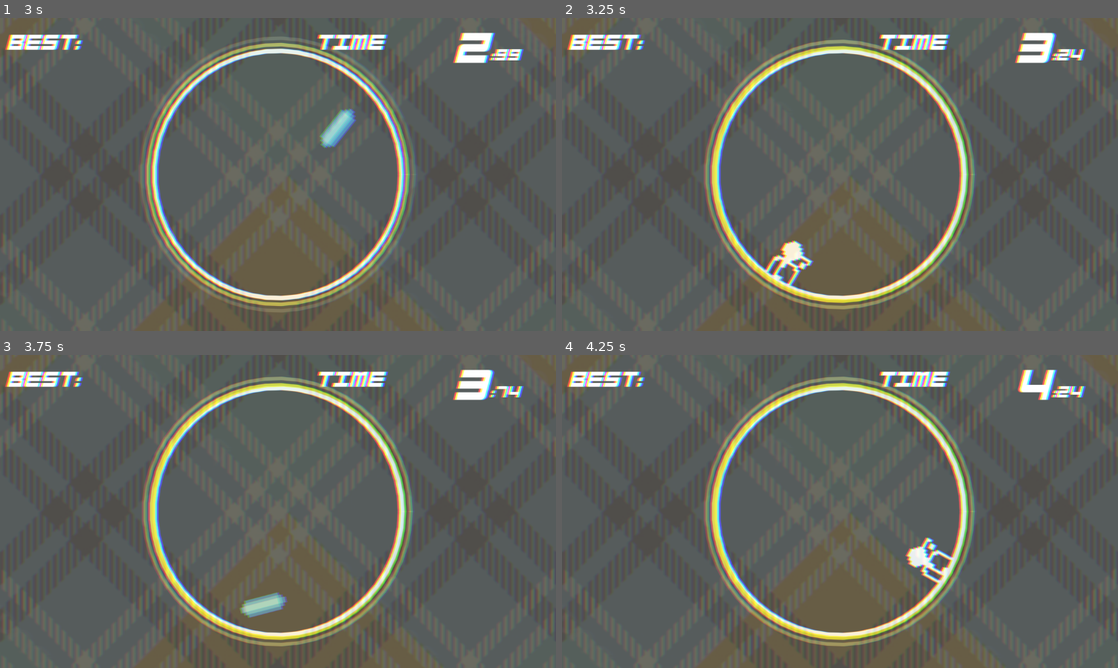
Above: before the commit, frames 1-4 (two rows, left to right).
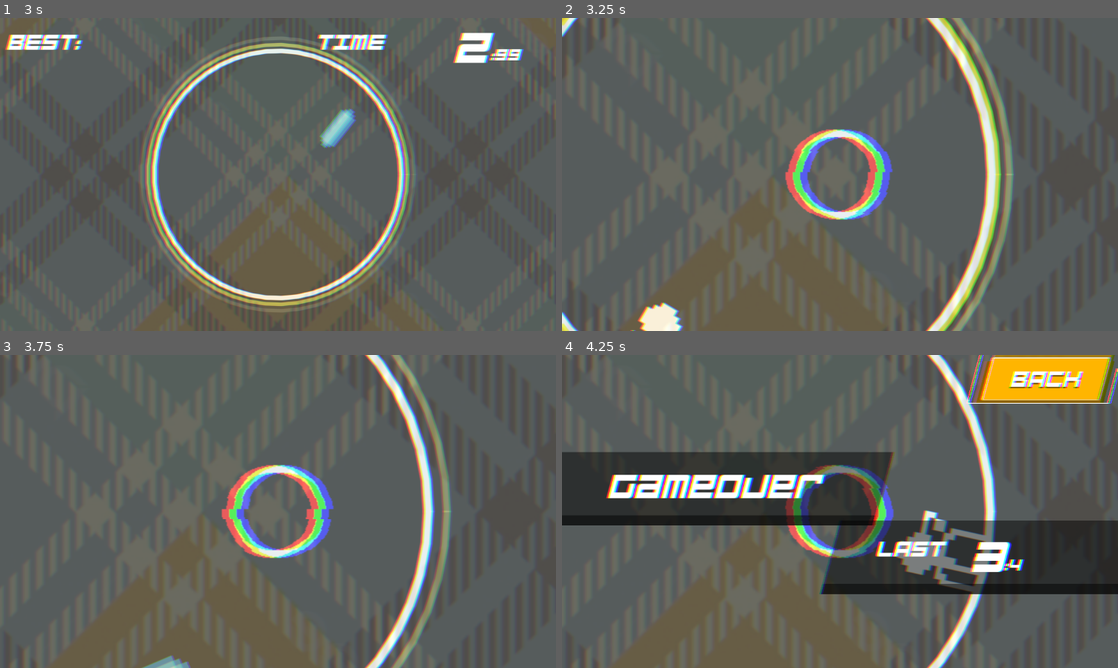
Above: after the commit, the same moments.

Repository: jokw1228/Slay_The_Circle
Game: Godot game, scene res://scenes/rooms/RoomTest/RoomJaeyong.tscn
Two runs of this game, one before a commit and one after it. Both use one fixed random seed, a clock stepped at 60 frames per second and the inputs below. This scene is started directly instead of the project's main scene. Sound files missing from this copy of the repository are replaced by a short silence.
Inputs (mouse positions are in pixels of both pictures, inside the frame that each line leads up to):
- Up to frame 1 (3 s): move the mouse to (400, 158) at 0.52 s; click (400, 158) at 0.67 s; move the mouse to (166, 190) at 1.27 s; click (166, 190) at 1.42 s; move the mouse to (333, 105) at 2.02 s; click (333, 105) at 2.17 s; move the mouse to (250, 237) at 2.77 s; click (250, 237) at 2.92 s
- Up to frame 2 (3.25 s): no input
- Up to frame 3 (3.75 s): move the mouse to (444, 558) at 3.52 s; click (444, 558) at 3.67 s
- Up to frame 4 (4.25 s): no input

Frame 1 is identical in both runs. In frame 2, 22% of the frame differs, in the area x 0-100%, y 0-100%; in frame 3, 21%; in frame 4, 42%.

Commit message:
패턴 연속으로 나오도록 수정

Diff:
--- a/scenes/bombgenerators/testbombgenerators/JaeyongBombGenerator.gd
+++ b/scenes/bombgenerators/testbombgenerators/JaeyongBombGenerator.gd
@@ -1,8 +1,6 @@
 extends BombGenerator
 
 func _ready():
-
-	'''
 
 	#1번 패턴. 가장자리로 이동하게 하는 무난한 난이도의 패턴
 	create_hazard_bomb(Vector2(100, 0), 3, 6)
@@ -16,7 +14,7 @@
 
 	create_hazard_bomb(Vector2(0, -100), 3, 6)
 	create_normal_bomb(Vector2(0, -200), 3, 6)
-	pass
+	await get_tree().create_timer(6).timeout
 
 
 	#2번 패턴. 일적선의 섬세한 컨트롤을 요구하는 패턴
@@ -28,7 +26,7 @@
 	create_hazard_bomb(Vector2(75, -100), 3, 6)
 	create_hazard_bomb(Vector2(75, 0), 3, 6)
 	create_hazard_bomb(Vector2(75, 100), 3, 6)
-	pass
+	await get_tree().create_timer(6).timeout
 
 
 	#3번 패턴. 빠른 연타를 요구하는 패턴.
@@ -49,8 +47,9 @@
 	create_normal_bomb(Vector2(200, 0), 3, 6)
 
 	create_normal_bomb(Vector2(-200, 0), 3, 6)
-	pass
+	await get_tree().create_timer(6).timeout
 
+	'''
 	#4번 패턴.<오류> 3번 패턴과 비슷하지만 속지말고 링크 폭탄을 잘 제거해야한다.
 	var link1_1 = create_normal_bomb(Vector2(0, -200), 3, 6)
 	create_normal_bomb(Vector2(0, -100), 3, 6)
@@ -72,8 +71,8 @@
 
 	create_bomb_link(link1_1, link1_2)
 	create_bomb_link(link2_1, link2_2)
-
-	pass
+	await get_tree().create_timer(5.5).timeout
+	'''
 
 	#4번 패턴 대체. 막 누르지 말라는 경고의 의미를 가지는 정지패턴
 	create_hazard_bomb(Vector2(0, 0), 3, 6)
@@ -86,21 +85,21 @@
 	create_hazard_bomb(Vector2(-75, -75), 3, 6)
 	create_hazard_bomb(Vector2(-150, 150), 3, 6)
 	create_hazard_bomb(Vector2(-150, -150), 3, 6)
-	pass
+	await get_tree().create_timer(6).timeout
 
 	#5번 패턴.<오류> 짜증나라고 만든 패턴. 순서를 잘 고려해야한다.
-	create_numeric_bomb(Vector2(-150, 0), 3, 6 ,1)
-	create_numeric_bomb(Vector2(75, 0), 3, 6, 2)
-	create_numeric_bomb(Vector2(-75, 0), 3, 6, 3)
-	create_numeric_bomb(Vector2(150, 0), 3, 6, 4)
-	pass
+	create_numeric_bomb(Vector2(-120, 0), 3, 6 ,1)
+	create_numeric_bomb(Vector2(40, 0), 3, 6, 2)
+	create_numeric_bomb(Vector2(-40, 0), 3, 6, 3)
+	create_numeric_bomb(Vector2(120, 0), 3, 6, 4)
+	await get_tree().create_timer(6).timeout
 
 	#5번 패턴 대체. 그림 모양 패턴도 있으면 예쁠 것 같아서 추가한 별 모양 패턴.
 
 	for i in (5):
 		create_normal_bomb(Vector2(cos(((2 * PI)/5 * i) + (1 * PI)/10), sin(((2 * PI)/5 * i) + (1 * PI)/10)) * 120, 3, 6)
 		create_normal_bomb(Vector2(cos(((2 * PI)/5 * i) + (1 * PI)/10), sin(((2 * PI)/5 * i) + (1 * PI)/10)) * -200, 3, 6)
-	pass
+	await get_tree().create_timer(5.5).timeout
 
 	#6번 패턴. 대각선 틈새로 이동하게 해 긴장감을 주는 패턴.
 	create_normal_bomb(Vector2(100, 100), 3, 6)
@@ -116,5 +115,3 @@
 	create_normal_bomb(Vector2(-100, -100), 3, 6)
 
 	pass
-
-	'''
--- a/scenes/playingfield/PlayingField.tscn
+++ b/scenes/playingfield/PlayingField.tscn
@@ -2,7 +2,7 @@
 
 [ext_resource type="Script" path="res://scenes/playingfield/PlayingField.gd" id="1_ed5yp"]
 [ext_resource type="PackedScene" uid="uid://crk2aniu1h5di" path="res://scenes/bombs/StartBomb.tscn" id="2_s84lx"]
-[ext_resource type="PackedScene" uid="uid://cn7ttflmrmpth" path="res://scenes/playingfield/PlayingFieldCamera.tscn" id="2_xhkow"]
+[ext_resource type="PackedScene" uid="uid://cn7ttflmrmpth" path="res://scenes/playingfield/PlayingfieldCamera.tscn" id="2_xhkow"]
 [ext_resource type="PackedScene" uid="uid://dl4bge564bur" path="res://scenes/playingfield/PlayingFieldUI.tscn" id="3_7mvnn"]
 [ext_resource type="PackedScene" uid="uid://bhe55ocau21ot" path="res://scenes/player/Player.tscn" id="4_u3i3n"]
 [ext_resource type="PackedScene" uid="uid://s264e74phclm" path="res://scenes/playingfield/CircleField.tscn" id="5_1ahyj"]
Not shown: 1 places in scenes/playingfield/PlayingField.tscn that only renumber resources
